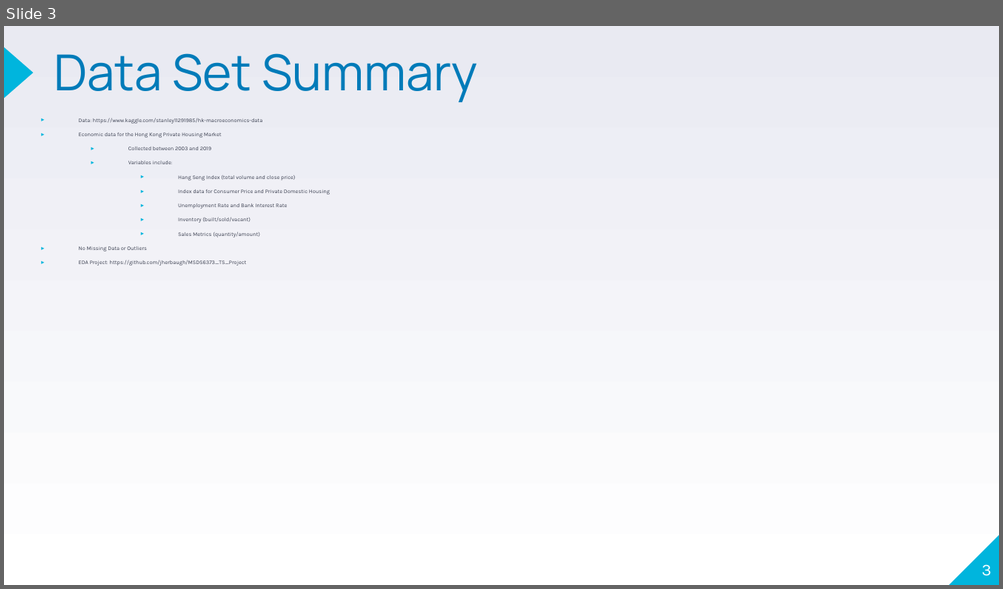
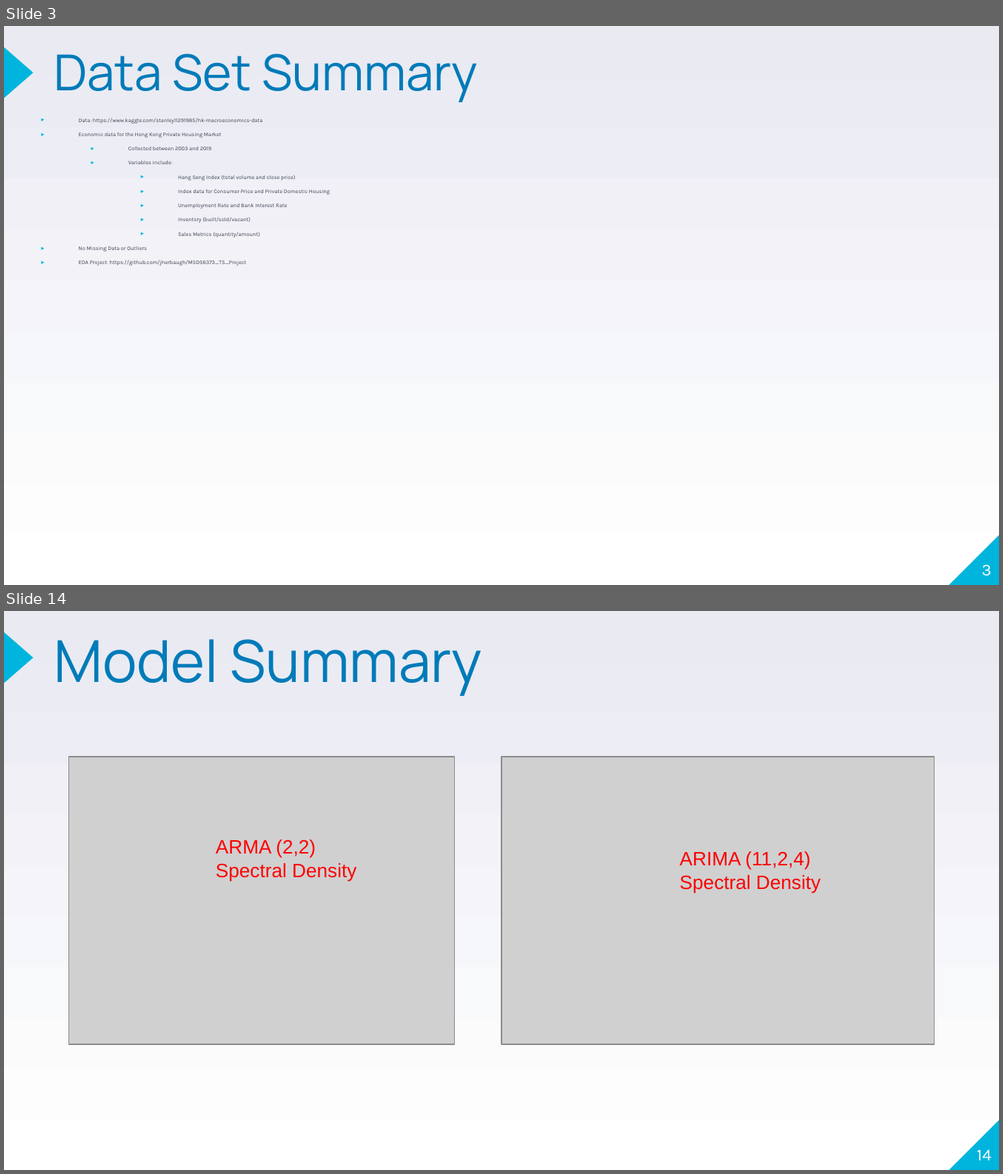
Before and after one commit to jherbaugh/MSDS6373_TS_Project, a slide deck: TS_6373_Project_Jason_Alexander.ppt. Shown one above the other, each under a label of ours: slide 3 before the commit, slides 3 and 14 after it; the slides between them are not shown. The pictures are 1003x589 and 1003x1174 pixels, drawn with LibreOffice and Linux fonts; fonts in the diff are those of the drawing; grey boxes stand for pictures. Boxes give left, top, right and bottom in pixels: in the first picture for what was removed or moved away, otherwise in the second. Text is boxed around its words. In the diff, an @@ line names an element or a change of style, - is before the commit and + after.

```diff
--- a/TS_6373_Project_Jason_Alexander.ppt
+++ b/TS_6373_Project_Jason_Alexander.ppt
@@ slide 14 added at box(4, 611, 999, 1170), background gradient #FFFFFF to #E9EAF2; not listed: 2 template elements that a slide beside it also shows @@
@@ title added at box(54, 639, 482, 696), 42 pt, text #007BB9 @@
+Model Summary
@@ picture added at box(68, 758, 455, 1045) @@
@@ picture added at box(501, 758, 934, 1045) @@
@@ text added at box(216, 840, 356, 882), 14 pt, text #FF0000 @@
+ARMA (2,2)
+Spectral Density
@@ text added at box(680, 851, 820, 894), 14 pt, text #FF0000 @@
+ARIMA (11,2,4)
+Spectral Density
@@ page number added at box(976, 1150, 991, 1161), 12 pt, text #FFFFFF @@
+14
```
Also in this commit, not shown: 12 slides changed.
